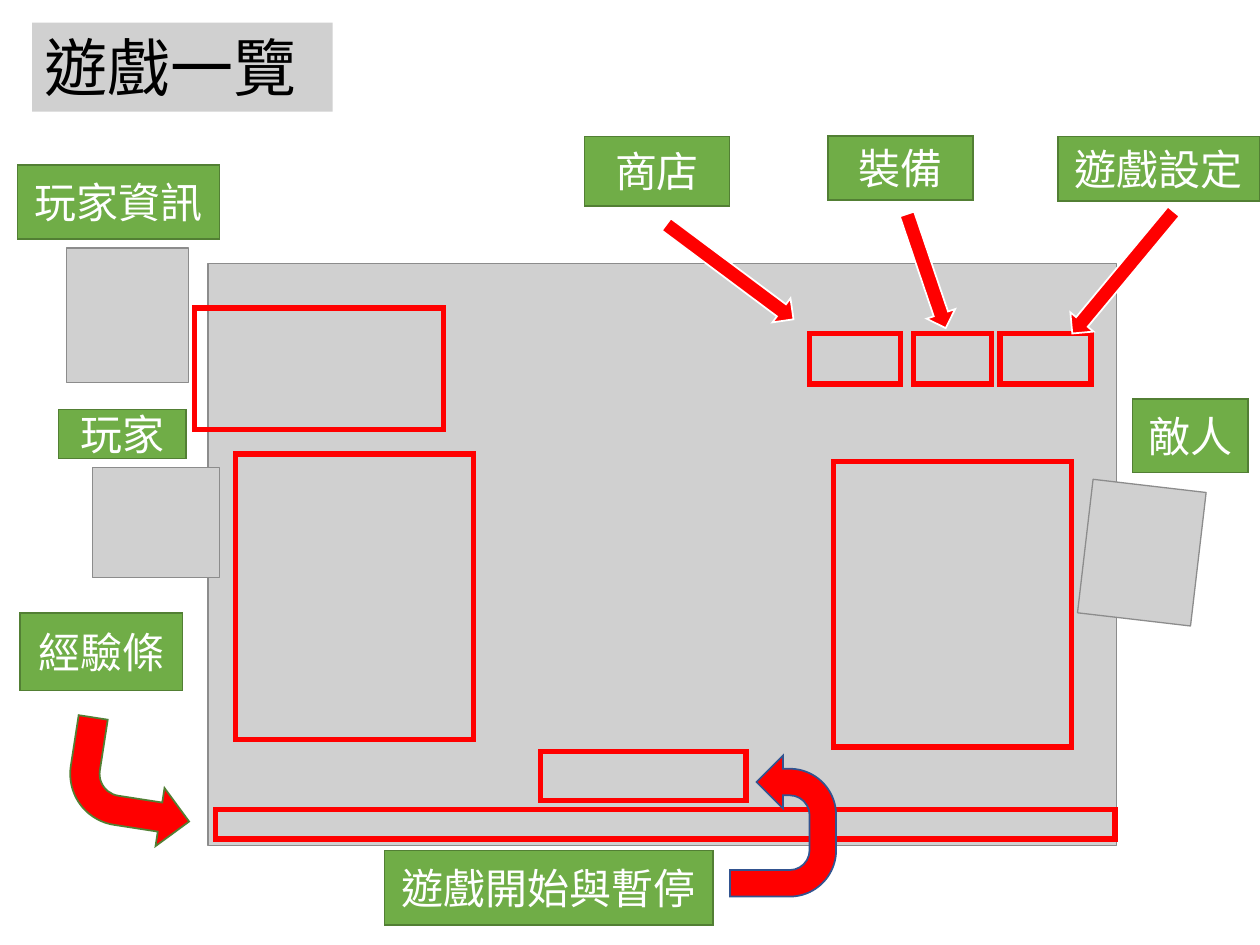
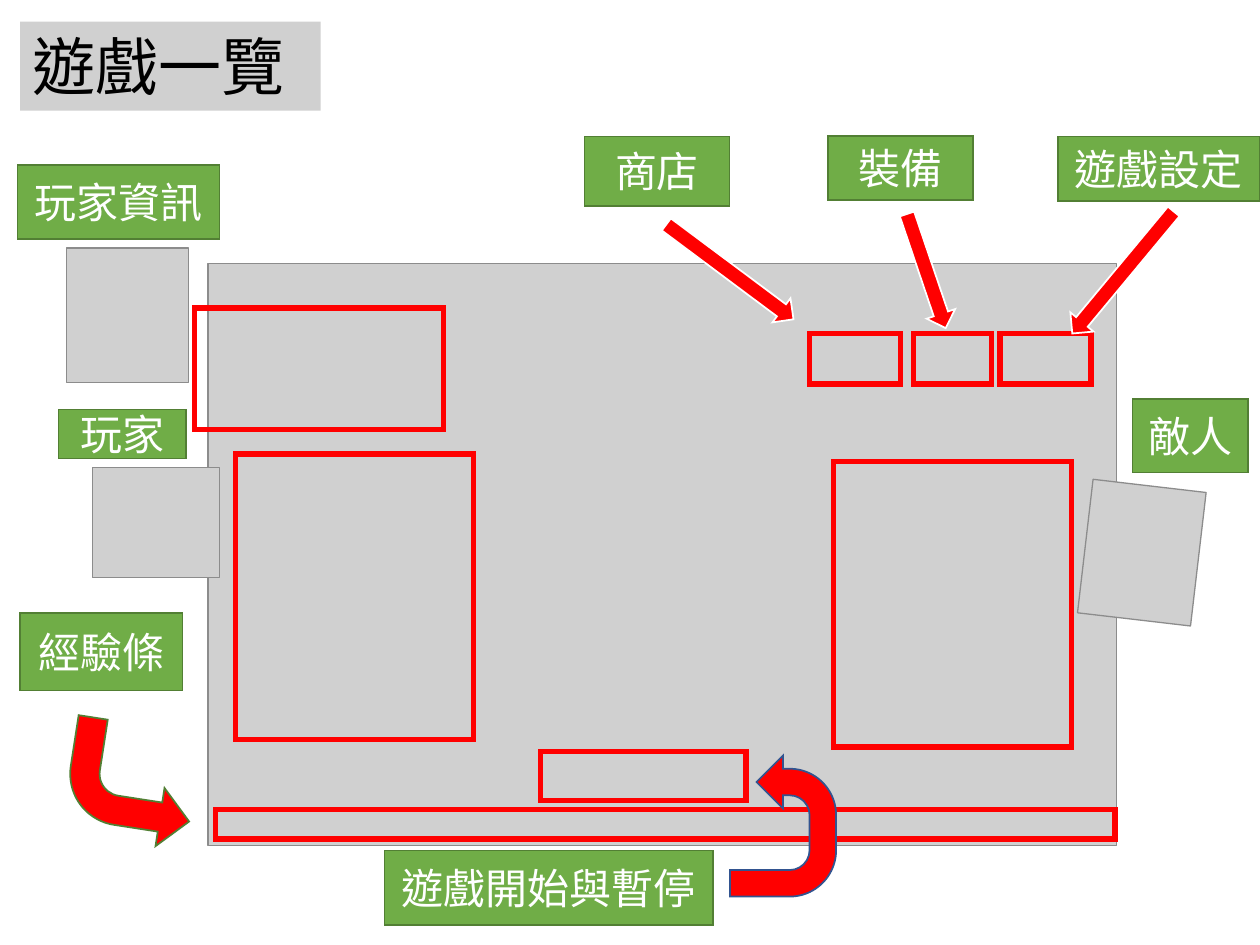
Before and after one commit to jonny030/RPG, a slide deck: slide 5 of 掛機 RPG 小遊戲.pptx (slide 4 before the commit). Drawn at 1260x945 pixels with LibreOffice and Linux fonts; fonts in the diff are those of the drawing; grey boxes stand for pictures; background and template pictures are left out. Boxes give left, top, right and bottom in pixels: in the first picture for what was removed or moved away, otherwise in the second. Text is boxed around its words. In the diff, an @@ line names an element or a change of style, - is before the commit and + after.

```diff
--- a/掛機 RPG 小遊戲.pptx
+++ b/掛機 RPG 小遊戲.pptx
@@ picture "遊戲一覽": place and size @@
-picture "遊戲一覽" at [33, 23, 333, 112]
+picture "遊戲一覽" at [20, 21, 320, 111]
```
Also in this commit, not shown: 4 other slides changed, 2 slides added.
